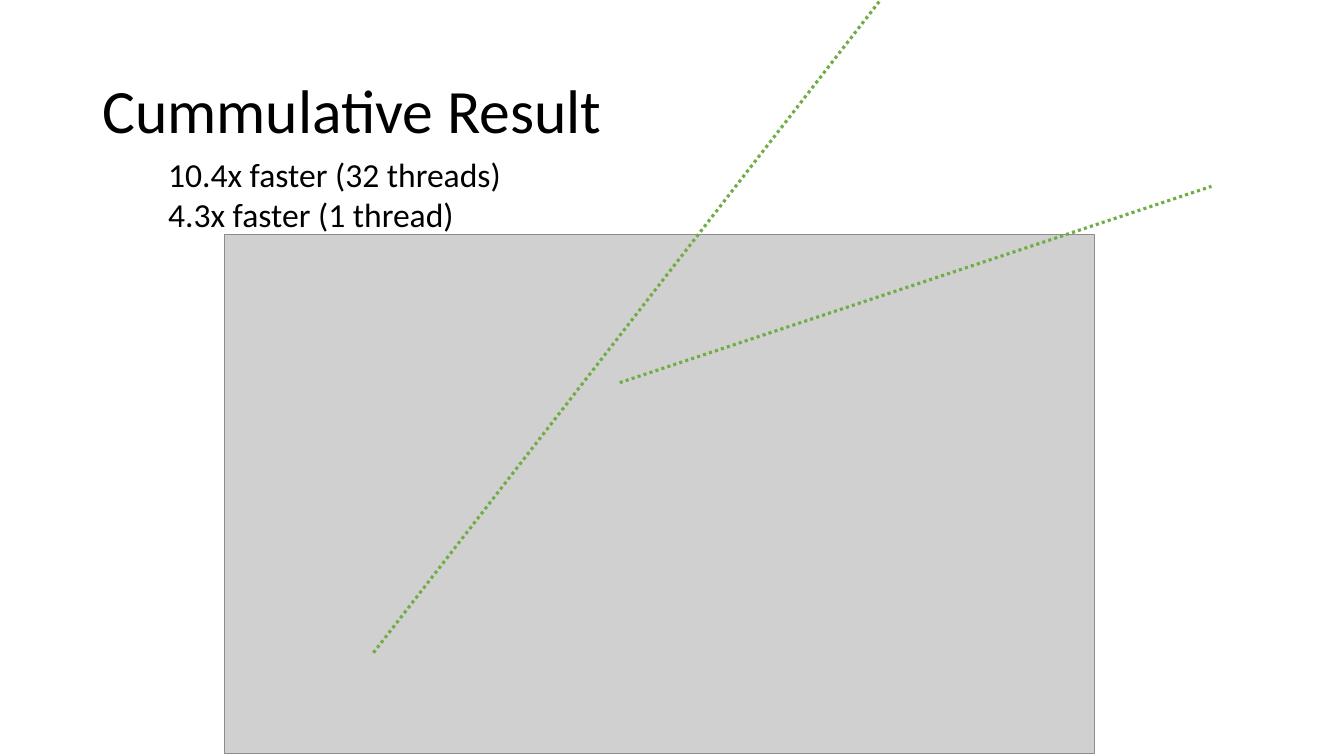
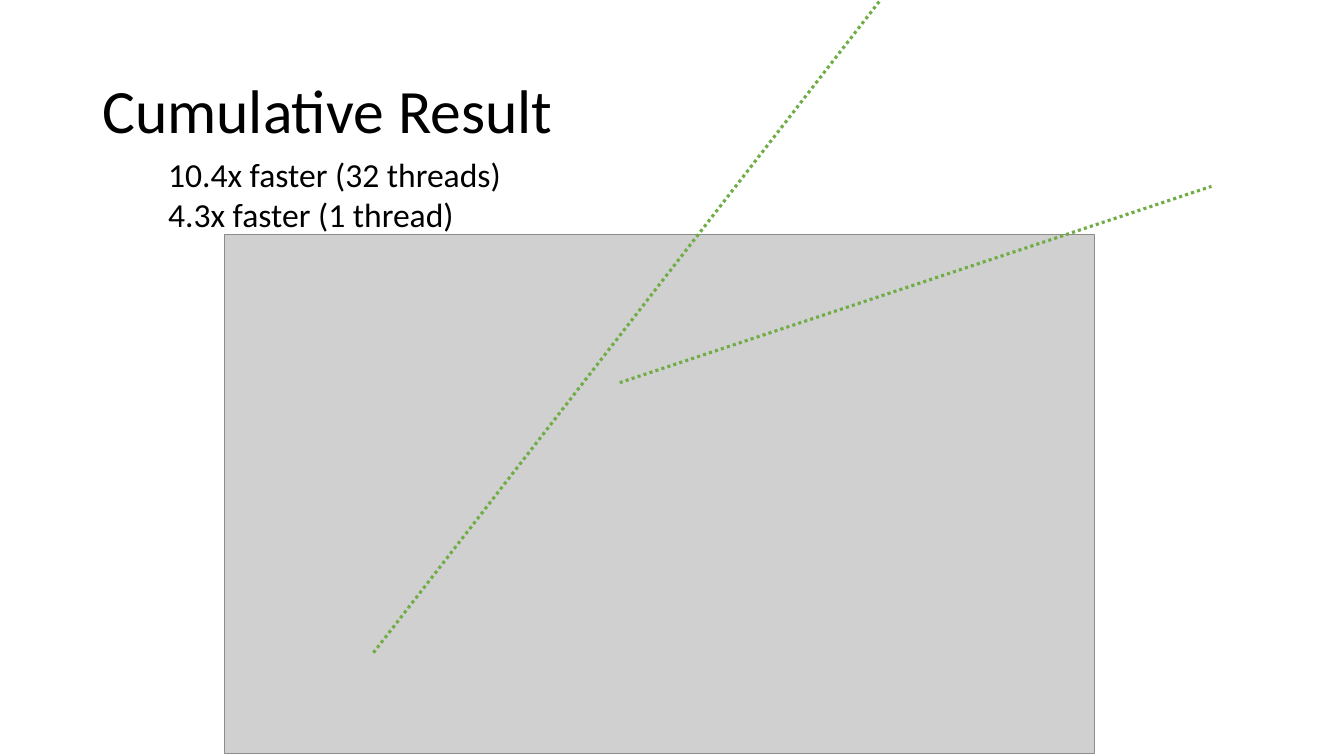
Before and after one commit to hieuhoang/papers, a slide deck: slide 18 of ms.2019/smt.pptx. Drawn at 1344x756 pixels with LibreOffice and Linux fonts; fonts in the diff are those of the drawing; grey boxes stand for pictures; background and template pictures are left out. Boxes give left, top, right and bottom in pixels: in the first picture for what was removed or moved away, otherwise in the second. Text is boxed around its words. In the diff, an @@ line names an element or a change of style, - is before the commit and + after.

```diff
--- a/ms.2019/smt.pptx
+++ b/ms.2019/smt.pptx
@@ text at (102,90,552,134): text changed @@
-Cummulative Result
+Cumulative Result
```
Also in this commit, not shown: 1 other slide changed, 24 slides added, 2 other files.
